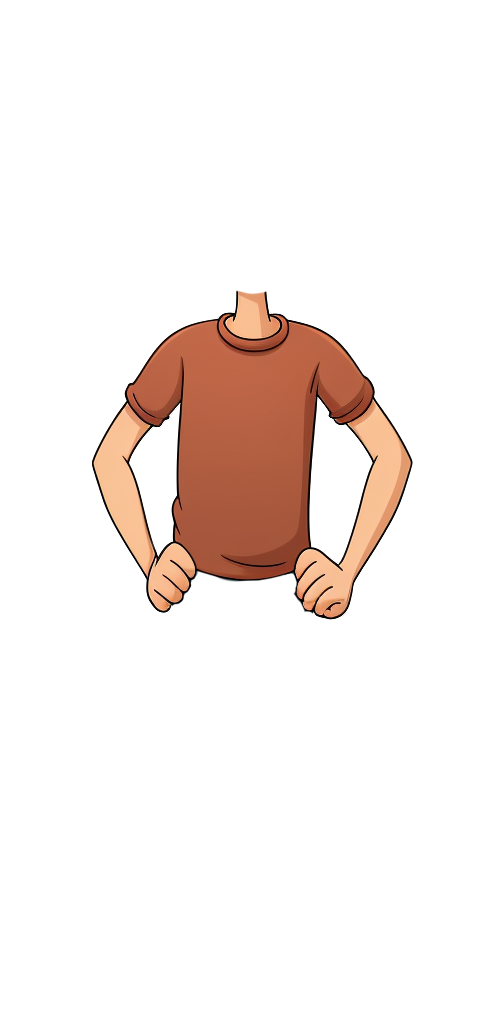
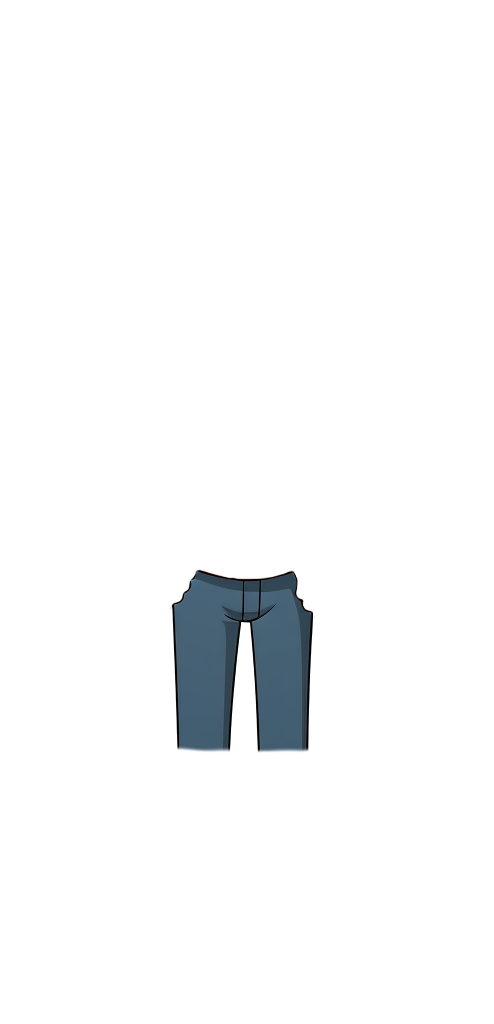
The second 494x1024 image is a revision of the first. Changes to its layers:
hid "Group 1 copy 2", painted on it over (x1=92, y1=290, x2=413, y2=620)
added layer "Group 1 copy 4" above "Group 1" over (x1=169, y1=569, x2=326, y2=927)
